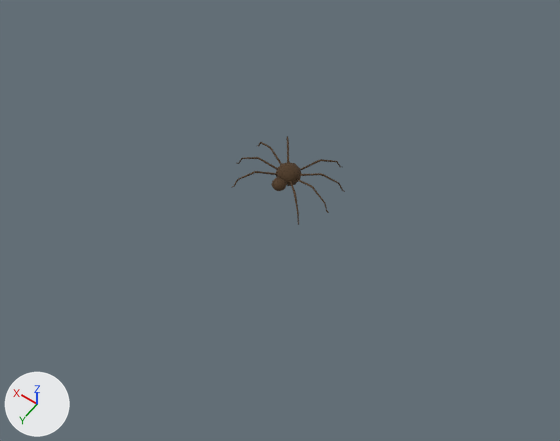
An edit to the Blender file Assets/Models/spider.blend, drawn before and after from the same camera.
One viewpoint serves both versions: a 50 mm camera at (-22.2, 32.2, 44.9) aimed at (-1.1, 2.7, -1.4). The lights are fixed; the arrows at lower left show +X, +Y and +Z.

Before the edit, the objects in view are built like this:
```python
me_icosphere = bpy.data.meshes.new('Icosphere')
me_icosphere.from_pydata(...)  # 291 vertices, 305 faces; spans x -4.3..0.0, y -3.53..3.15, z -0.55..1.0
me_icosphere.polygons.foreach_set('use_smooth', [True] * 305)
me_icosphere.materials.append(mat_body)  # brown #4e3821
me_leg_mesh = bpy.data.meshes.new('Leg mesh')
me_leg_mesh.from_pydata(...)  # 60 vertices, 56 faces; spans x -4.41..-0.82, y -0.09..0.1, z -0.49..0.95
me_leg_mesh.polygons.foreach_set('use_smooth', [True] * 56)
me_leg_mesh.materials.append(mat_body)  # brown #4e3821
me_plane = bpy.data.meshes.new('Plane')
me_plane.from_pydata([(-1.0, -1.0, 0.0), (1.0, -1.0, 0.0), (-1.0, 1.0, 0.0), (1.0, 1.0, 0.0)], [], [(0, 1, 3, 2)])
me_plane.materials.append(mat_ground)
ob_body = bpy.data.objects.new('Body', me_icosphere)
ob_body.location = (0.0, 0.0, 0.56)
_m = ob_body.modifiers.new('Mirror', 'MIRROR')
_m.use_clip = True
ob_ground_plane = bpy.data.objects.new('Ground plane', me_plane)
ob_ground_plane.location = (0.0, 0.0, 0.0)
ob_ground_plane.scale = (13.9, 13.9, 13.9)
ob_ground_plane.hide_set(True)
ob_leg = bpy.data.objects.new('Leg', me_leg_mesh)
ob_leg.location = (-4.9, 0.01, 0.52)
_m = ob_leg.modifiers.new('Array', 'ARRAY')
_m.count = 4
_m.use_relative_offset = False
_m.relative_offset_displace = (0.0, 0.0, 0.0)
_m.use_object_offset = True
_m.offset_object = ob_leg_origin
_m = ob_leg.modifiers.new('Mirror', 'MIRROR')
ob_leg.hide_set(True)
```
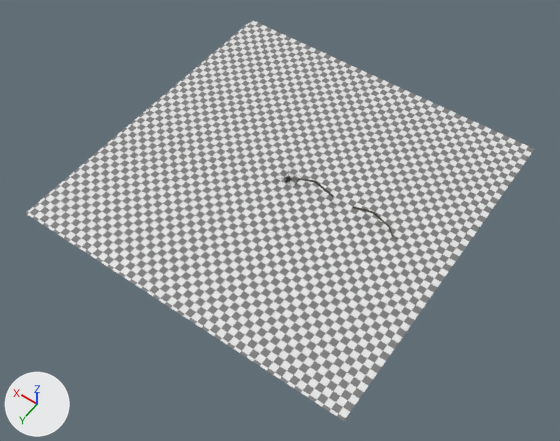
Changed parts and their boxes [x1, y1, x2, y2] in the pictures (560 x 441 px):
'Ground plane', shown: after [26, 20, 534, 421]
'Body', reshaped, moved, rescaled, modifiers changed: before [232, 136, 345, 225]; after [277, 170, 301, 184]
'Leg', shown: after [290, 178, 415, 240]
part 1 of me_icosphere, recoloured: before [232, 136, 345, 225]; after [286, 175, 301, 184]

Patch to the scene script:
```diff
--- a/Assets/Models/spider.blend.py
+++ b/Assets/Models/spider.blend.py
@@ img_spider_body_roughness @@
+img_spider_body_roughness = load_image('spider-body-roughness', '../Textures/spider-body-roughness.png', 512, 512, 'sRGB')
@@ img_spider_body_normal @@
+img_spider_body_normal = load_image('spider-body-normal', '../Textures/spider-body-normal.png', 512, 512, 'Non-Color')
@@ img_spider_body_color @@
+img_spider_body_color = load_image('spider-body-color', '../Textures/spider-body-color.png', 512, 512, 'sRGB')
@@ mat_spiderbody @@
+mat_spiderbody = bpy.data.materials.new('SpiderBody')
+# uses the picture img_spider_body_color
+# uses the picture img_spider_body_normal
+# uses the picture img_spider_body_roughness
@@ me_icosphere @@
 # used by ob_body; location = (0.0, 0.0, 0.56)
-me_icosphere.from_pydata(...)  # 291 vertices, 305 faces; spans x -4.3..0.0, y -3.53..3.15, z -0.55..1.0
+me_icosphere.from_pydata(...)  # 565 vertices, 610 faces; spans x -4.3..4.3, y -3.53..3.15, z -0.55..1.0
+# me_icosphere part 1: 305 faces spanning x -4.3..0.0, y -3.53..3.15, z -0.55..1.0 switch from mat_body (brown #4e3821) to mat_spiderbody
@@ ob_body @@
 ob_body = bpy.data.objects.new('Body', me_icosphere)
-ob_body.location = (0.0, 0.0, 0.56)
-_m = ob_body.modifiers.new('Mirror', 'MIRROR')
-_m.use_clip = True
+ob_body.location = (0.0, 0.0, 0.13)
+ob_body.scale = (0.23, 0.23, 0.23)
@@ ob_leg @@
 _m = ob_leg.modifiers.new('Mirror', 'MIRROR')
-ob_leg.hide_set(True)
@@ ob_ground_plane @@
 ob_ground_plane.scale = (13.9, 13.9, 13.9)
-ob_ground_plane.hide_set(True)
```
